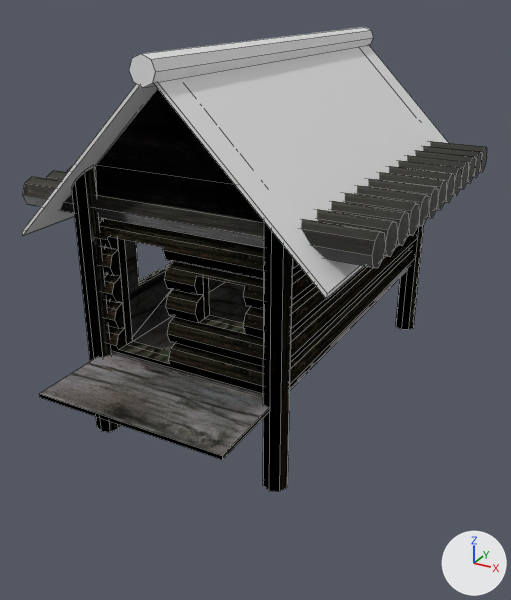
An edit to the Blender file RomanArzyle/A New Wooden Cabin.blend, drawn before and after from the same camera.
Rendered twice from a camera (50 mm lens) standing at (7.42, -14.7, 8.32) and looking at (0.38, -1.9, 1.92). Lighting does not change. The marker at lower right points along +X, +Y and +Z. Mesh edges are drawn as thin lines.

In view in the first picture: 'LogWall', 'Post', 'Roof', 'Roof Fill', 'Roof.001'.
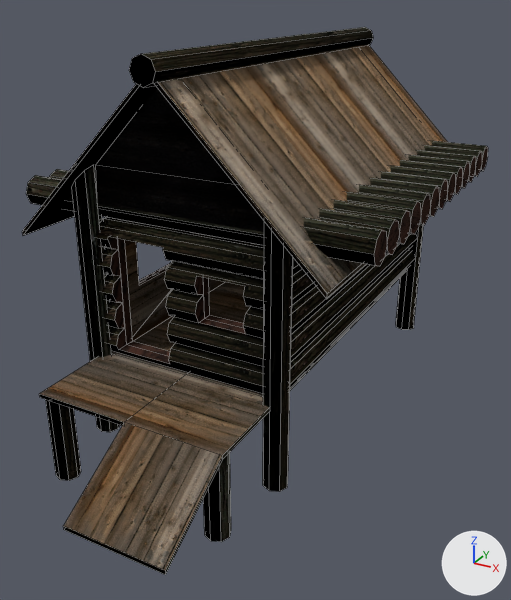
Commit message: Cabin finished

Where the newer file only moved an object's origin or applied its transform, the numbers keep the older frame.

Changed parts and their boxes (x1, y1, x2, y2) in the pictures (511 x 600 px):
'LogWall', surface changed, reshaped (grey to brown, 48% taller): before (39, 218, 417, 460); after (39, 217, 417, 575)
'Roof', recoloured, surface changed (grey to brown): (22, 27, 448, 299) in both
'Roof.001', surface changed, moved: before (23, 141, 487, 268); after (26, 141, 488, 266)
'Post', reshaped (7% wider, 16% taller): before (72, 167, 424, 491); after (46, 167, 424, 542)
part 1 of me_cylinder_001, added (brown): after (39, 282, 269, 575)
part 2 of me_cylinder_001, recoloured: (102, 218, 416, 460) in both
part 3 of me_cylinder_001, recoloured (black to brown): (110, 241, 245, 364) in both
part 4 of me_cylinder_001, recoloured: (124, 240, 213, 341) in both
part 5 of me_cylinder_004, added (black): after (46, 400, 81, 481)
part 6 of me_cylinder_004, added (black): after (203, 453, 231, 542)
part 7 of me_plane_002, recoloured (grey to black): (142, 27, 373, 88) in both
part 8 of me_plane_002, recoloured (grey to black): (129, 54, 155, 87) in both
part 9 of me_plane_002, surface changed (grey to brown): (22, 45, 448, 299) in both

What changed in the scene script:
```text
Change mat_logs_001:
    where n1 = _N.new('ShaderNodeBsdfPrincipled'); n1.name = 'Principled BSDF'
    add n1.inputs[2].default_value = 1.0  # 'Roughness'
    add n1.inputs[13].default_value = 0.0  # 'Specular IOR Level'
Add mat_material_003:
    mat_material_003 = bpy.data.materials.new('Material.003')
    # uses the picture img_swirlydarkwood_n_jpg
    # uses the picture img_swirlydarkwood_s_jpg
Add mat_roof:
    mat_roof = bpy.data.materials.new('Roof')
    # uses the picture img_brownplanks_n_jpg
    # uses the picture img_brownplanks_s_jpg
Add mat_material_004:
    mat_material_004 = bpy.data.materials.new('Material.004')
    # uses the picture img_verticalsplittingb_n_jpg
    # uses the picture img_verticalsplittingb_s_jpg
Add mat_logs_002:
    mat_logs_002 = bpy.data.materials.new('Logs.002')
    # uses the picture img_verticalsplittingb_n_jpg
    # uses the picture img_verticalsplittingb_s_jpg
Add mat_material:
    mat_material = bpy.data.materials.new('Material')
    # uses the picture img_swirlydarkwood_n_jpg
    # uses the picture img_swirlydarkwood_s_jpg
Add mat_inside:
    mat_inside = bpy.data.materials.new('Inside')
    # uses the picture img_brownplanks_n_jpg
    # uses the picture img_brownplanks_s_jpg
Change me_cylinder_001:
    used by ob_logwall; location = (-0.03, -0.14, 2.42); rotation_euler = (-1.571, 0.0, -3.142), in degrees (-90, 0, -180); scale = (0.308, 0.308, 0.308)
    remove me_cylinder_001.from_pydata(...)  # 301 vertices, 254 faces; spans x -7.5..7.4, y -5.3..4.7, z -14.5..19.7
    add me_cylinder_001.from_pydata(...)  # 317 vertices, 269 faces; spans x -7.5..7.4, y -5.3..8.2, z -14.5..25.4
    me_cylinder_001 part 1: 16 vertices added at x -6.9..-0.1, y -5.3..8.2, z -14.1..25.4
    me_cylinder_001 part 2: 189 faces spanning x -7.5..7.4, y -5.3..4.7, z -14.5..19.7 switch from mat_logs to mat_logs_002
    me_cylinder_001 part 3: 46 faces spanning x -7.5..7.4, y -4.4..3.8, z -10.5..13.5 switch from mat_logs to mat_material
    me_cylinder_001 part 4: 6 faces spanning x -6.3..6.1, y -5.3..4.5, z -12.8..11.9 switch from mat_material_001 to mat_inside
Change me_cylinder_004:
    used by ob_post; location = (-0.03, -0.04, 1.46); scale = (0.27, 0.263, 3.04)
    remove me_cylinder_004.from_pydata(...)  # 64 vertices, 36 faces; spans x -9.0..9.0, y -16.9..16.9, z -0.8..1.2
    add me_cylinder_004.from_pydata(...)  # 96 vertices, 56 faces; spans x -9.0..9.0, y -23.4..16.9, z -0.8..1.2
    me_cylinder_004 part 5: a new loose piece, an 8-sided cylinder along z spanning x -7.72..-5.84, y -23.35..-21.42, z -0.8..-0.16, in mat_material_004
    me_cylinder_004 part 6: a new loose piece, an 8-sided cylinder along z spanning x 5.84..7.72, y -23.35..-21.42, z -0.8..-0.16, in mat_material_004
    add me_cylinder_004.materials.append(mat_material_004)
Change me_plane_002:
    where me_plane_002.from_pydata(...)  # 56 vertices, 50 faces; spans x -1.38..1.0, y -1.03..1.03, z -2.27..0.14
    used by ob_roof; location = (1.85, 0.0, 5.21); rotation_euler = (0.0, 0.789, 0.0), in degrees (0, 45, 0); scale = (2.12, 4.88, 2.11)
    me_plane_002 part 7: all 8 faces centred in x -1.36..-1.15, y 0.0, z -0.09..0.12 switch from no material to mat_logs
    me_plane_002 part 8: all 2 faces centred in x -1.25, y -1.03..1.03, z 0.01 switch from no material to mat_material_003
    me_plane_002 part 9: texture (UV) coordinates of 10 of 50 faces, centred in x -1.27..0.98, y -1.0..1.0, z -2.25..0.02, changed; they spanned u 0.0..1.0, v 0.0..1.0 and now span u 0.0..1.0, v 0.0..3.0
    add me_plane_002.materials.append(mat_roof)
Change me_cylinder_006:
    where me_cylinder_006.from_pydata(...)  # 208 vertices, 130 faces; spans x -1.0..1.0, y -1.0..25.0, z -1.0..1.0
    used by ob_roof_001; location = (0.0, -4.0, 4.37); rotation_euler = (0.0, 1.571, 0.0), in degrees (0, 90, 0); scale = (0.324, 0.324, 3.87)
    me_cylinder_006 part 10: the whole mesh is moved by (0.0, -12.0, 0.0)
Change ob_roof_001:
    ob_roof_001.location: (0.0, -4.0, 4.37) -> (0.0, -0.01, 4.37)
```
